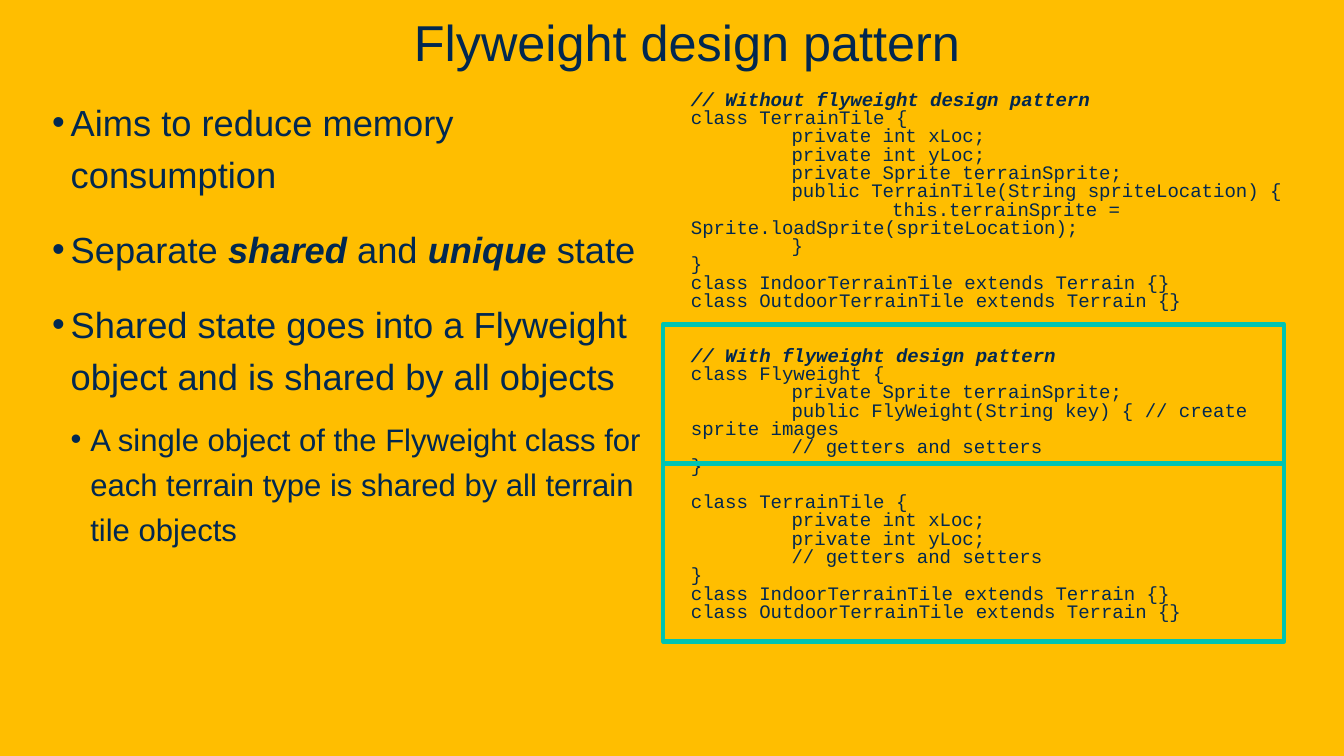
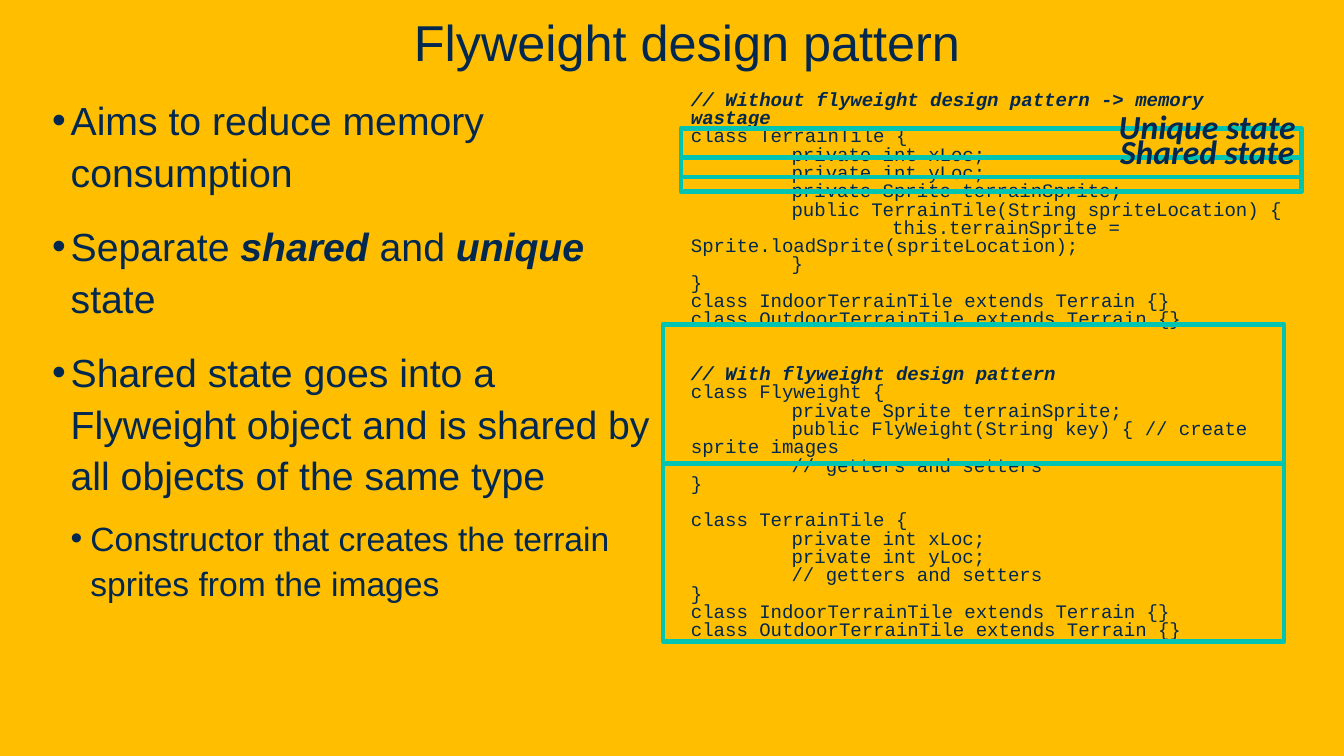
Before and after one commit to davsec-teaching/ECS160-Winter2025, a slide deck: slide 84 of slides/8_design_patterns.pptx. Drawn at 1344x756 pixels with LibreOffice and Linux fonts; fonts in the diff are those of the drawing; background and template pictures are left out. Boxes give left, top, right and bottom in pixels: in the first picture for what was removed or moved away, otherwise in the second. Text is boxed around its words. In the diff, an @@ line names an element or a change of style, - is before the commit and + after.

Commit message:
Design patterns final update. Goodnight.

```diff
--- a/slides/8_design_patterns.pptx
+++ b/slides/8_design_patterns.pptx
@@ text at (71,106,584,314): size 25.9 to 28 pt in "Aims to reduce memory consumption", "Separate shared and unique state"; line spacing 1.2 to 1.1 @@
@@ text at (691,92,1203,131): text changed @@
-// Without flyweight design pattern
+// Without flyweight design pattern -> memory wastage
@@ text added at (1119,115,1296,148), 24 pt, text #022850, bold, italic @@
+Unique state
@@ rectangle added at (681,129,1302,177), outline #00C4B2 3.25 pt @@
@@ text added at (1120,136,1295,165), 24 pt, text #022850, bold, italic @@
+Shared state
@@ rectangle added at (681,157,1302,191), outline #00C4B2 3.25 pt @@
@@ text at (71,358,649,603): text changed; size 22.2 to 28 pt @@
-• Shared state goes into a Flyweight object and is shared by all objects
-  • A single object of the Flyweight class for each terrain type is shared by all terrain tile objects
+• Shared state goes into a Flyweight object and is shared by all objects of the same type
+  • Constructor that creates the terrain sprites from the images
```
Also in this commit, not shown: 17 other slides changed, 1 slide added.
